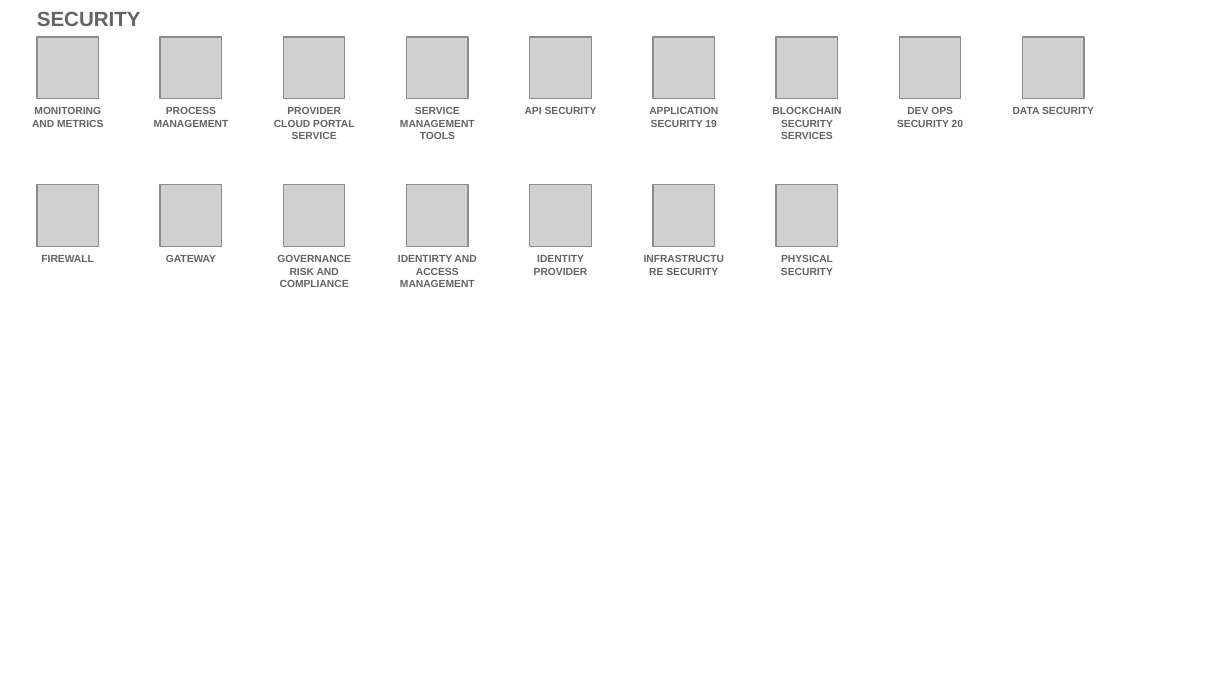
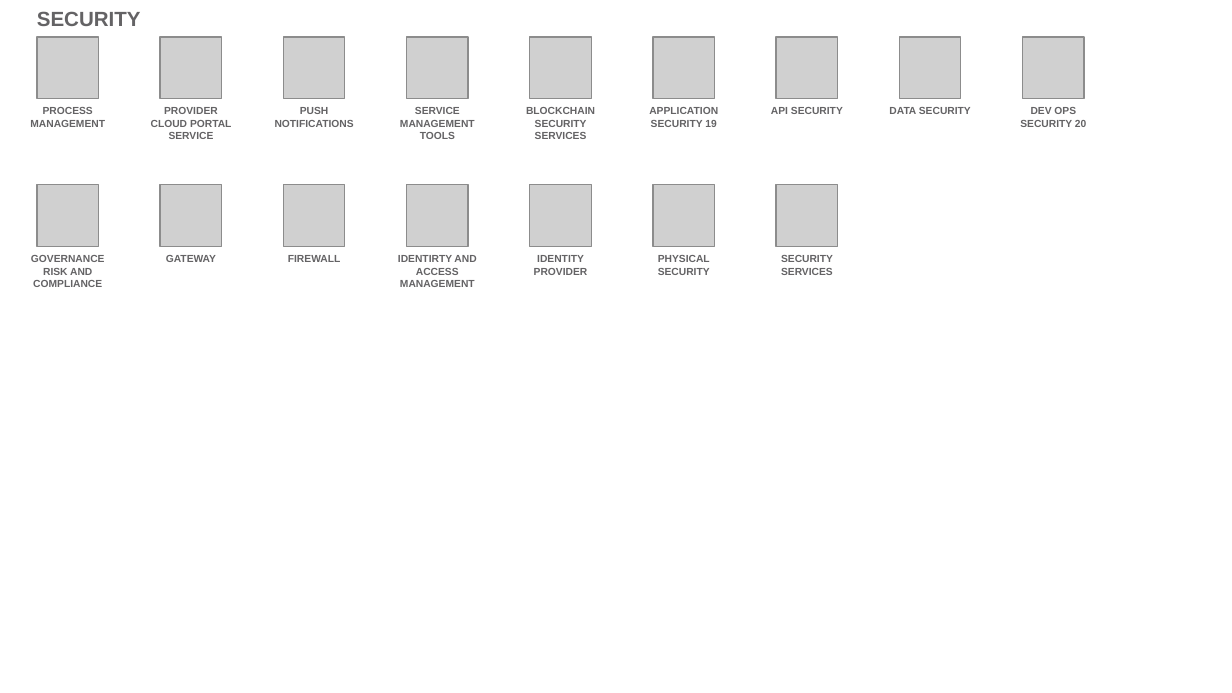
Before and after one commit to l2fprod/myarchitecture, a slide deck: slide 20 of mycatalog-architecture-diagram-template.pptx. Drawn at 1232x693 pixels with LibreOffice and Linux fonts; fonts in the diff are those of the drawing; grey boxes stand for pictures. Boxes give left, top, right and bottom in pixels: in the first picture for what was removed or moved away, otherwise in the second. Text is boxed around its words. In the diff, an @@ line names an element or a change of style, - is before the commit and + after.

```diff
--- a/mycatalog-architecture-diagram-template.pptx
+++ b/mycatalog-architecture-diagram-template.pptx
@@ text removed at <box>32,107,103,127</box> @@
-MONITORING AND METRICS
@@ text added at <box>275,107,354,127</box>, 6 pt, text #646365, bold @@
+PUSH NOTIFICATIONS
@@ text at <box>526,107,595,139</box>: text changed @@
-API SECURITY
+BLOCKCHAIN SECURITY SERVICES
@@ text at <box>771,107,843,114</box>: text changed @@
-BLOCKCHAIN SECURITY SERVICES
+API SECURITY
@@ 3 texts: place and size @@
-3 texts at <box>154,107,1094,139</box>
+3 texts at <box>30,107,971,139</box>
@@ text "DEV OPS SECURITY 20": place and size @@
-text "DEV OPS SECURITY 20" at <box>897,107,963,127</box>
+text "DEV OPS SECURITY 20" at <box>1020,107,1086,127</box>
@@ text at <box>31,255,105,287</box>: text changed @@
-FIREWALL
+GOVERNANCE RISK AND COMPLIANCE
@@ text at <box>288,255,340,262</box>: text changed @@
-GOVERNANCE RISK AND COMPLIANCE
+FIREWALL
@@ text at <box>658,255,710,275</box>: text changed @@
-INFRASTRUCTURE SECURITY
+PHYSICAL SECURITY
@@ text at <box>781,255,833,275</box>: text changed @@
-PHYSICAL SECURITY
+SECURITY SERVICES
```
Also in this commit, not shown: 17 other slides changed, 1 slide added, 1 slide removed.
